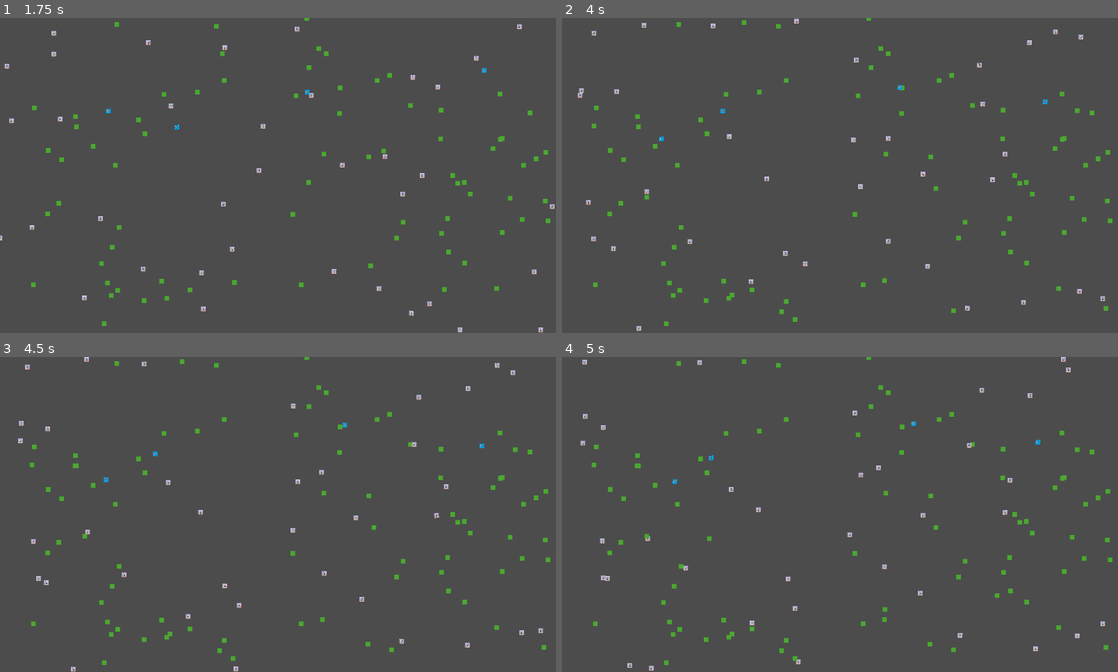
Above: before the commit, frames 1-4 (two rows, left to right).
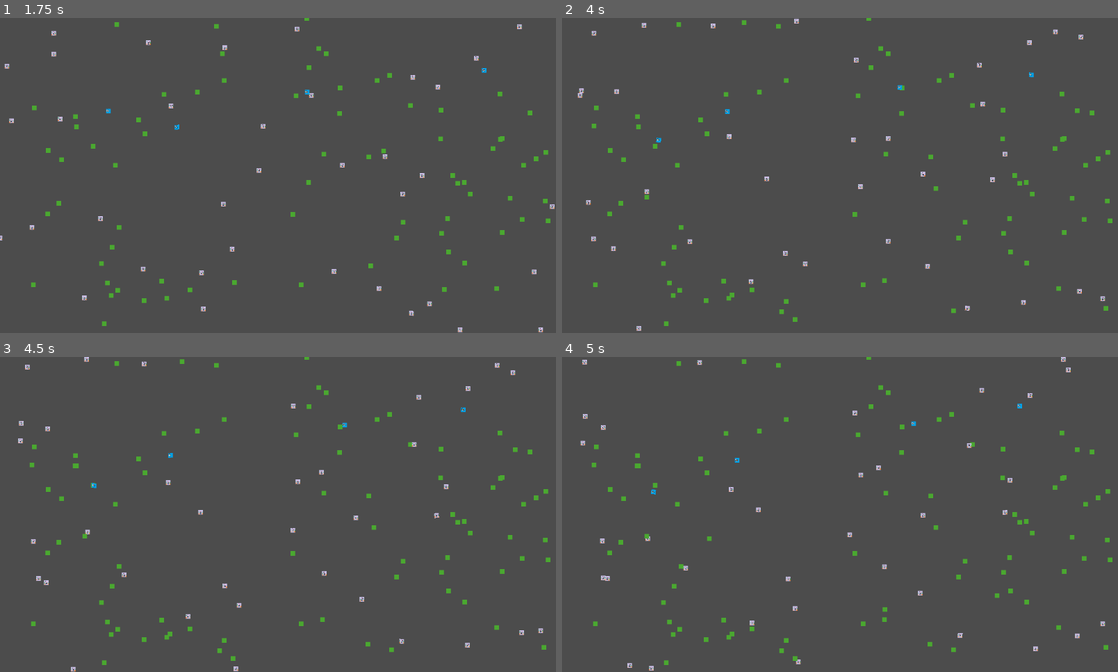
Above: after the commit, the same moments.

Repository: Unrimah/petri_cup
Game: Godot game, scene res://Node2D.tscn
Same seed, same stepped clock (60 frames per second), same inputs: the game is played once before the commit and once after it.
Inputs:
- Up to frame 1 (1.75 s): no input
- Up to frame 2 (4 s): no input
- Up to frame 3 (4.5 s): no input
- Up to frame 4 (5 s): no input

Frame 1 is identical in both runs. In frame 2, less than 0.1% of the frame differs, in the area x 16-88%, y 17-40%; in frame 3, less than 0.1%, in the area x 16-88%, y 15-42%; in frame 4, less than 0.1%.

Commit message:
Adjusted wolf's parameter - increased stability

Diff:
--- a/Wolf1.tscn
+++ b/Wolf1.tscn
@@ -18,12 +18,12 @@
 	SPEED_CRAWL = 15
 	CONSUMPTION_RUN = 1
 	CONSUMPTION_WALK = .5
-	SEARCH_RANGE = 400
+	SEARCH_RANGE = 500
 	EATING_DISTANCE = 10
 	COPULATING_DISTANCE = 10
 	COPULATION_LOSS = HUNGRY_HEALTH / 2
 	COPULATION_PERIOD = HUNGRY_HEALTH * 3
-	POPULATION_LIMIT = 6
+	POPULATION_LIMIT = 4
 	LIFE_PERIOD = COPULATION_PERIOD * 10
 	SELF_GROUP = \"wolves\"
 	FOOD_GROUP = \"rabbits\"
